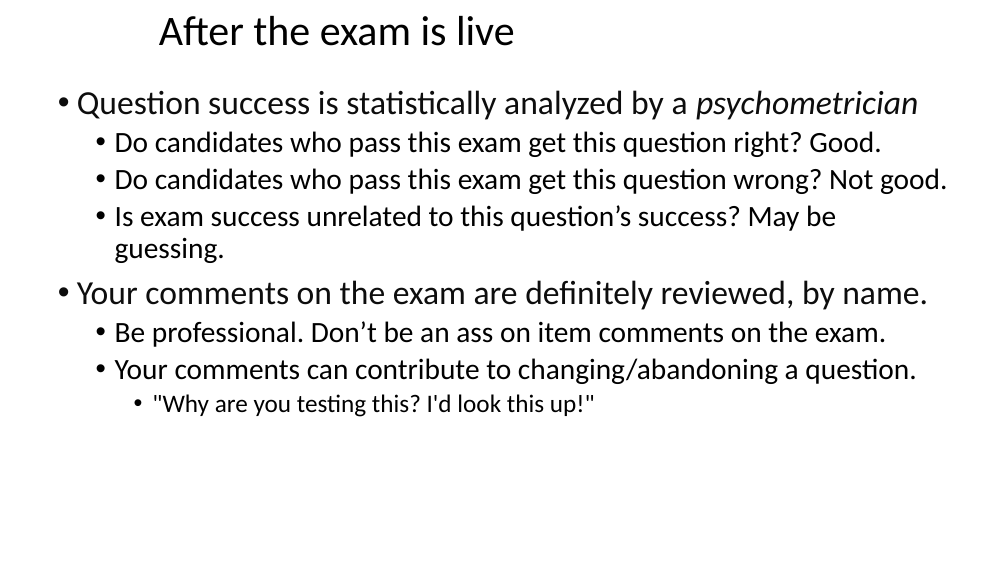
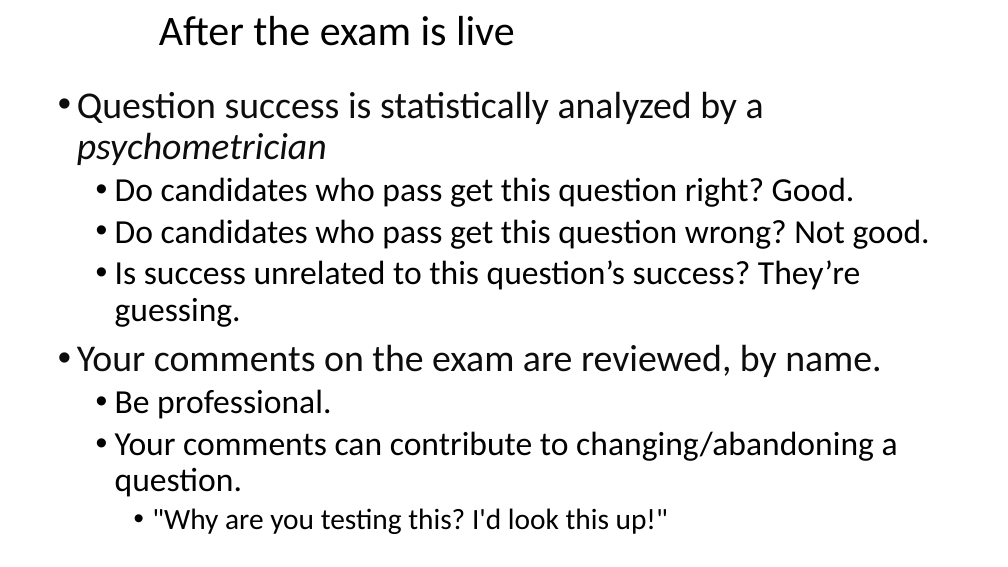
Before and after one commit to williamadba/Public-Presentations, a slide deck: slide 21 of Houston Tech Fest 2018/Think Like a Certification Exam - HTF 2018.pptx. Drawn at 1008x567 pixels with LibreOffice and Linux fonts; fonts in the diff are those of the drawing; background and template pictures are left out. Boxes give left, top, right and bottom in pixels: in the first picture for what was removed or moved away, otherwise in the second. Text is boxed around its words. In the diff, an @@ line names an element or a change of style, - is before the commit and + after.

```diff
--- a/Houston Tech Fest 2018/Think Like a Certification Exam - HTF 2018.pptx
+++ b/Houston Tech Fest 2018/Think Like a Certification Exam - HTF 2018.pptx
@@ text at [77, 91, 898, 534]: size 32 to 36 pt in "Question success is statistically analyzed by a ..."; size 28 to 32 pt in "Your comments can contribute to changing/abandoning a ..."; size 24 to 28 pt in ""Why are you testing this? I'd look ..." @@
@@ text at [77, 177, 930, 419]: text changed; size 28 to 32 pt @@
-  • Do candidates who pass this exam get this question right? Good.
-  • Do candidates who pass this exam get this question wrong? Not good.
-  • Is exam success unrelated to this question’s success? May be guessing.
-• Your comments on the exam are definitely reviewed, by name.
-  • Be professional. Don’t be an ass on item comments on the exam.
+  • Do candidates who pass get this question right? Good.
+  • Do candidates who pass get this question wrong? Not good.
+  • Is success unrelated to this question’s success? They’re guessing.
+• Your comments on the exam are reviewed, by name.
+  • Be professional.
```
Also in this commit, not shown: 14 other slides changed, 1 slide added, 2 other files.
